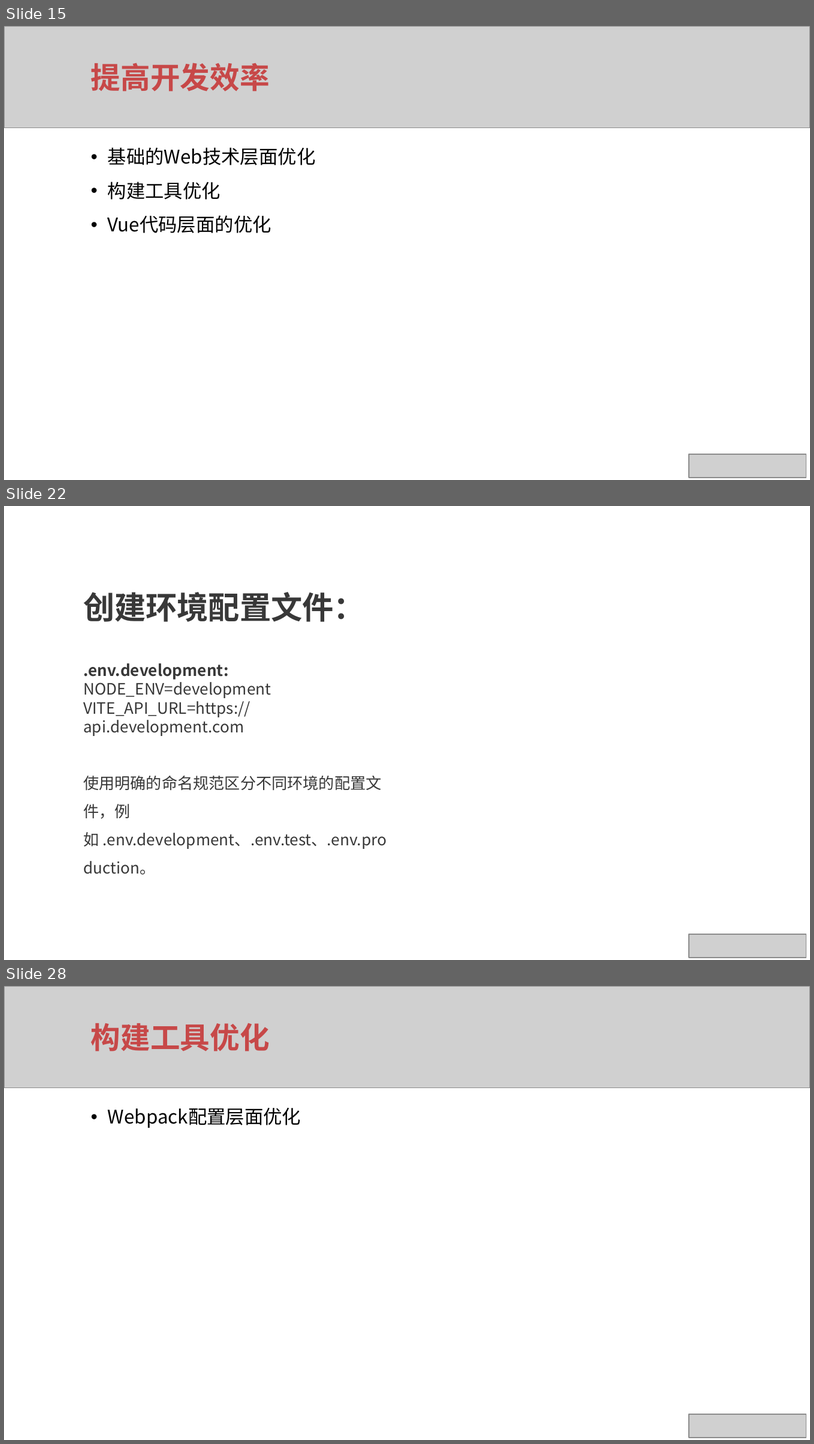
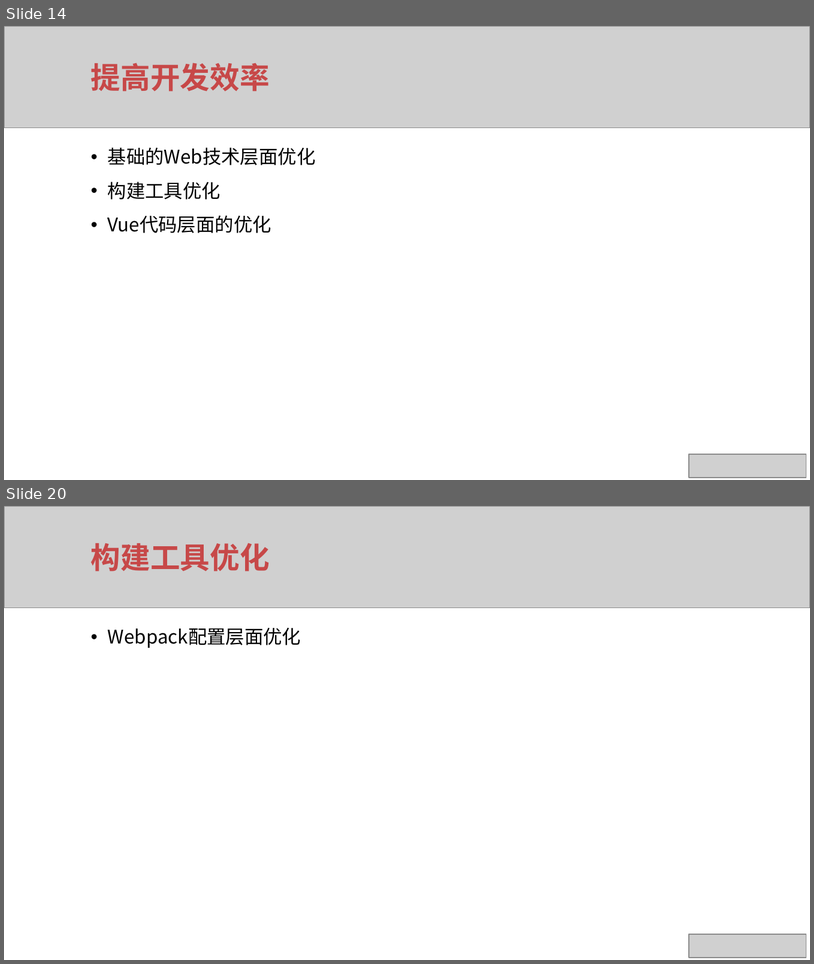
Before and after one commit to xuqunhai/python, a slide deck: rx/Vue项目最佳实践.pptx. Shown one above the other, each under a label of ours: slides 15, 22 and 28 before the commit, slides 14 and 20 after it; the slides between them are not shown. The pictures are 814x1444 and 814x964 pixels, drawn with LibreOffice and Linux fonts; fonts in the diff are those of the drawing; grey boxes stand for pictures; background and template pictures are left out. Boxes give left, top, right and bottom in pixels: in the first picture for what was removed or moved away, otherwise in the second. Text is boxed around its words. In the diff, an @@ line names an element or a change of style, - is before the commit and + after.

```diff
--- a/rx/Vue项目最佳实践.pptx
+++ b/rx/Vue项目最佳实践.pptx
@@ slide 22 removed at (x1=4, y1=506, x2=810, y2=960), background picture (left out) @@
@@ text removed at (x1=83, y1=592, x2=365, y2=622) @@
-创建环境配置文件：
@@ text removed at (x1=83, y1=663, x2=387, y2=874) @@
-.env.development:
-NODE_ENV=development
-VITE_API_URL=https://api.development.com
-使用明确的命名规范区分不同环境的配置文件，例如 .env.development、.env.test、.env.production。
@@ picture removed at (x1=689, y1=934, x2=806, y2=958) @@
@@ what was slide 15 is now slide 14 @@
@@ what was slide 28 is now slide 20 @@
```
Also in this commit, not shown: 7 slides changed, 7 other slides removed, 1 other file.
